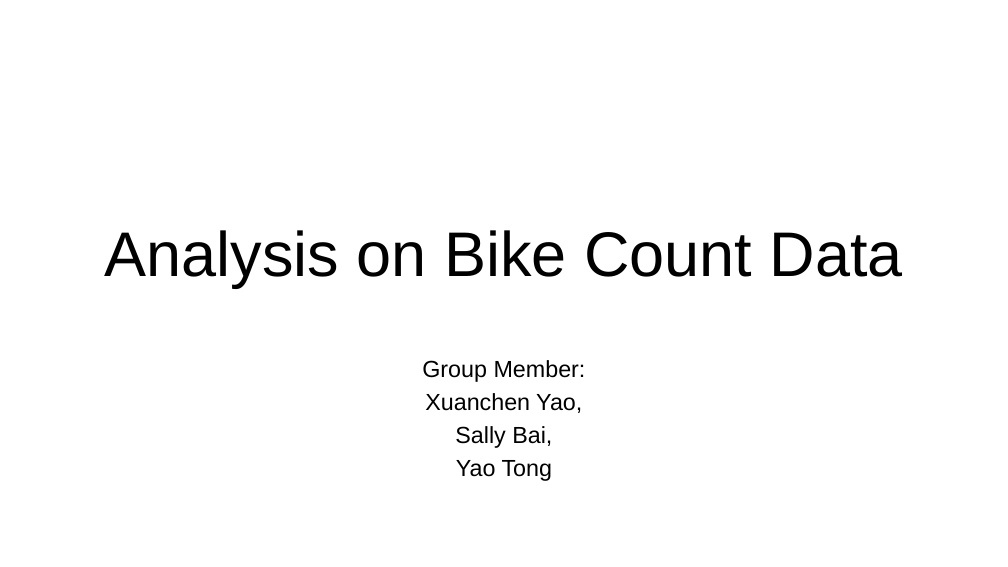
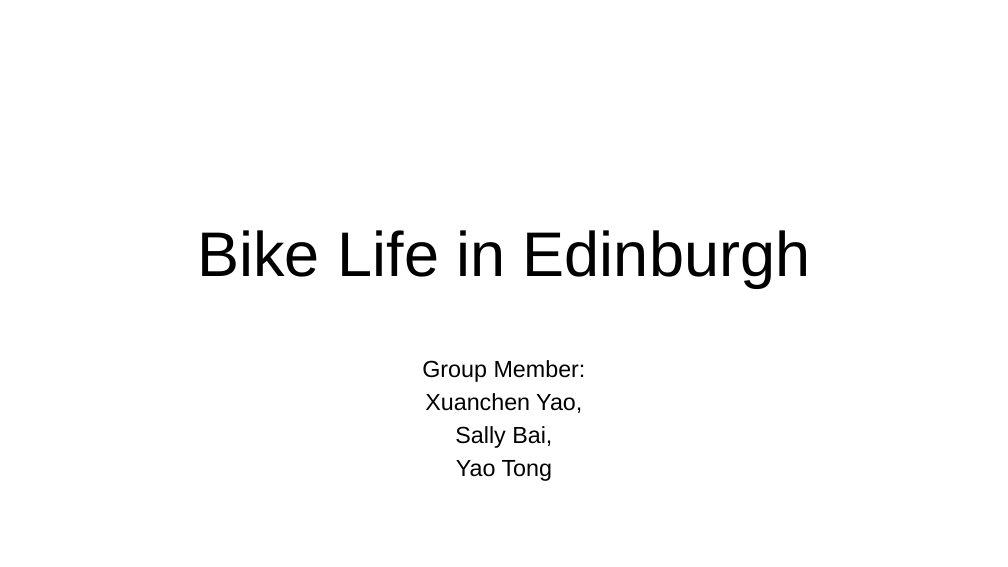
Before and after one commit to YaoTong9190/Bicycling, a slide deck: slide 1 of cycling data presentation.pptx. Drawn at 1008x567 pixels with LibreOffice and Linux fonts; fonts in the diff are those of the drawing. Boxes give left, top, right and bottom in pixels: in the first picture for what was removed or moved away, otherwise in the second. Text is boxed around its words. In the diff, an @@ line names an element or a change of style, - is before the commit and + after.

```diff
--- a/cycling data presentation.pptx
+++ b/cycling data presentation.pptx
@@ title at <box>198,230,810,287</box>: text changed @@
-Analysis on Bike Count Data
+Bike Life in Edinburgh
```
Also in this commit, not shown: 2 other slides changed, 1 other file.
